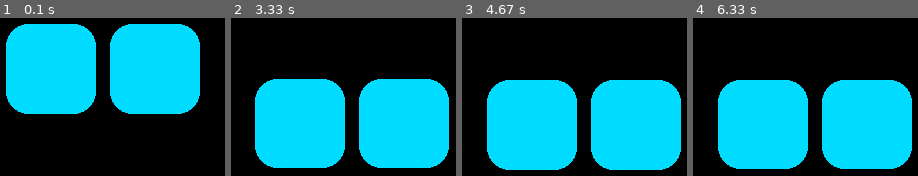
Above: before the commit, frames 1-4 (left to right).
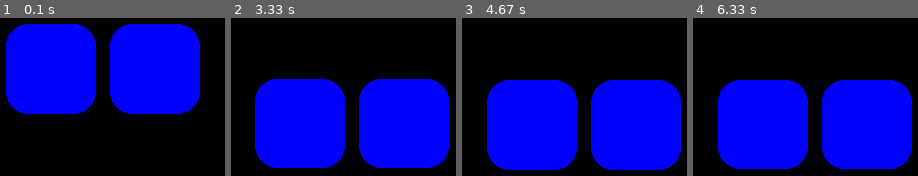
Above: after the commit, the same moments.

Repository: AaravXoff/emo
Game: pygame game, started from emo.py
The game is run twice, just before and just after one commit, with the same random seed, the same clock (stepped at 60 frames per second) and the same inputs.
Inputs:
- Up to frame 1 (0.1 s): no input
- Up to frame 2 (3.33 s): no input
- Up to frame 3 (4.67 s): no input
- Up to frame 4 (6.33 s): no input

The runs differ from the first frame. In frame 1, 43% of the frame differs, in the area x 2-89%, y 3-61%; in frame 2, 43%; in frame 3, 43%; in frame 4, 43%.

Commit message:
Switch to Pygame-only face and optimize Whisper

Diff:
--- a/pygame_face.py
+++ b/pygame_face.py
@@ -7,7 +7,7 @@
 import time
 
 log = logging.getLogger(__name__)
-BLUE = (0, 220, 255)
+BLUE = (0, 0, 255)
 BLACK = (0, 0, 0)
 
 
